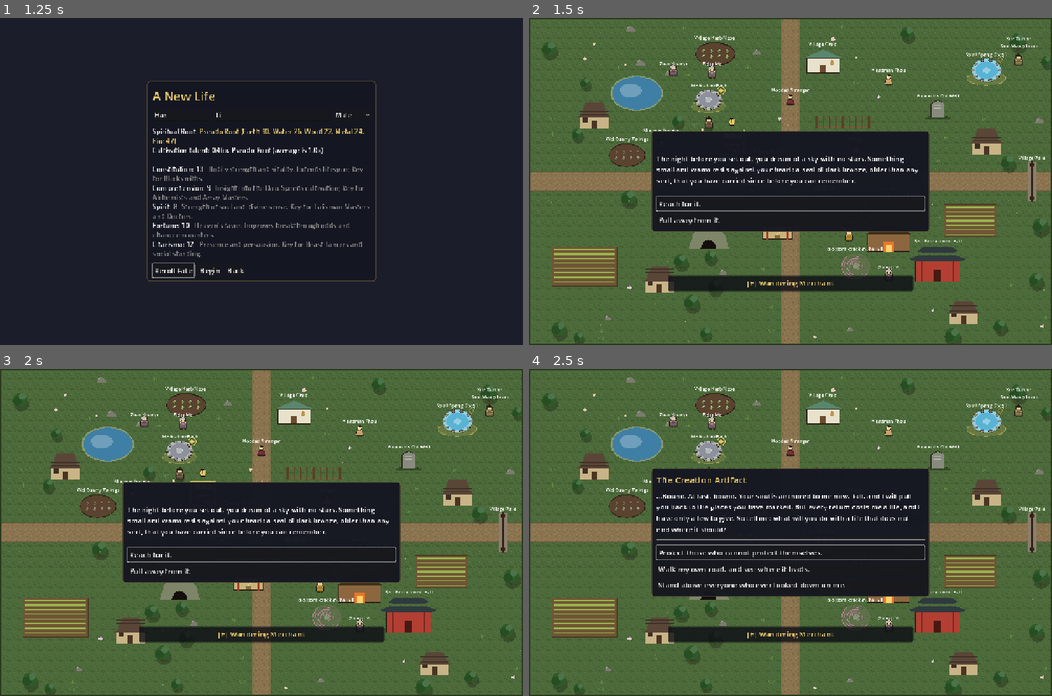
Above: before the commit, frames 1-4 (two rows, left to right).
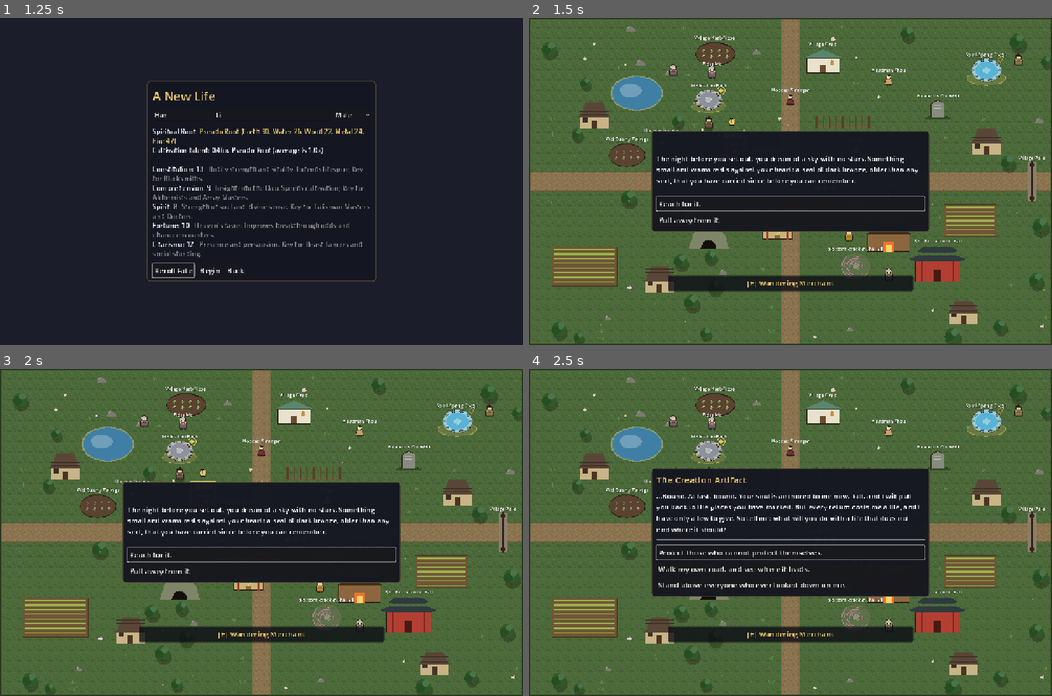
Above: after the commit, the same moments.

Repository: samridghimire/cultivation-game
Game: Godot game, scene res://src/ui/main_menu.tscn
Two runs of this game, one before a commit and one after it. Both use one fixed random seed, a clock stepped at 60 frames per second and the inputs below.
Inputs:
- Up to frame 1 (1.25 s): click "New Game" at 0.5 s
- Up to frame 2 (1.5 s): click "Begin" at 1.25 s
- Up to frame 3 (2 s): no input
- Up to frame 4 (2.5 s): click "Reach for it." at 2 s

Frame 1 is identical in both runs. In frame 2, 0.3% of the frame differs, in the area x 14-99%, y 5-77%; in frame 3, 0.3%; in frame 4, 0.3%.

Commit message:
[GFX-015] A readable map: villager names show when you are near
Generated villagers' labels fade from 140 to 200 px of the player; named NPCs, the rival,
family, hinted people and places always show. Every map label gets a dark outline.
spread_on_screen ignores faded labels; labels refresh when the player moves > 8 px.
Viewed Qingshi and Azure Peak renders: names read on grass and pale stone; the static
shot starts at spawn so it only shows the outline, not the fade.

Co-Authored-By: Claude Sonnet 5.5 <noreply@anthropic.com>
Claude-Session: https://claude.ai/code/session_01L4vu8wWwMoawzrymRab6j4

Diff:
--- a/src/world/interactables/interactable.gd
+++ b/src/world/interactables/interactable.gd
@@ -37,6 +37,8 @@
 var hinted := false
 ## Added to the label's y (and badge) by spread_on_screen when the screen-edge clamp made it overlap (WU-281).
 var screen_lift := 0.0
+## Fade of the name label by distance to the player (GFX-015); 0 hides it and frees its spot.
+var label_fade := 1.0
 
 
 func _ready() -> void:
@@ -185,6 +187,8 @@
 	if hinted == value:
 		return
 	hinted = value
+	if value:
+		label_fade = 1.0
 	_redraw_label()
 
 
@@ -229,7 +233,30 @@
 
 ## Whether the name label is drawn at all (unavailable places and the current target hide it).
 func label_drawn() -> bool:
-	return visible and label_visible(highlighted)
+	return visible and label_visible(highlighted) and label_fade > 0.0
+
+
+## How visible the name label is for a player standing at `player_pos` (parent coordinates).
+## Places always show theirs; NPC labels override this (GFX-015).
+func label_alpha(_player_pos: Vector2) -> float:
+	return 1.0
+
+
+## 1 within `near`, 0 beyond `far`, linear between (GFX-015).
+static func proximity_alpha(dist: float, near: float, far: float) -> float:
+	if dist <= near:
+		return 1.0
+	if dist >= far:
+		return 0.0
+	return (far - dist) / (far - near)
+
+
+## Updates `label_fade` for the player's position and redraws the label if it changed.
+func refresh_label_alpha(player_pos: Vector2) -> void:
+	var a := label_alpha(player_pos)
+	if not is_equal_approx(a, label_fade):
+		label_fade = a
+		_redraw_label()
 
 
 ## Lifts labels (in order) whose screen-clamped rects overlap an earlier one; `view` is the visible
@@ -364,7 +391,14 @@
 		_label_node.draw_string(font, center + Vector2(-mw / 2.0, 6.0), "!", HORIZONTAL_ALIGNMENT_LEFT, -1, 16, Color(0.1, 0.08, 0.04))
 	if not label_visible(highlighted):
 		return
-	_label_node.draw_string(font, Vector2(left, -size.y / 2.0 - 8.0 + label_offset.y + screen_lift), text, HORIZONTAL_ALIGNMENT_LEFT, -1, LABEL_FONT_SIZE, label_color())
+	if label_fade <= 0.0:
+		return
+	var at := Vector2(left, -size.y / 2.0 - 8.0 + label_offset.y + screen_lift)
+	var fill := label_color()
+	fill.a *= label_fade
+	# A dark outline first so the name reads on any ground (GFX-015).
+	_label_node.draw_string_outline(font, at, text, HORIZONTAL_ALIGNMENT_LEFT, -1, LABEL_FONT_SIZE, 3, Color(0, 0, 0, 0.7 * label_fade))
+	_label_node.draw_string(font, at, text, HORIZONTAL_ALIGNMENT_LEFT, -1, LABEL_FONT_SIZE, fill)
 
 
 ## A small diamond in the top-right corner of artifact anchor places: hollow
--- a/src/world/interactables/npc.gd
+++ b/src/world/interactables/npc.gd
@@ -140,6 +140,21 @@
 	if _is_my_rival():
 		text += " (rival)"
 	return text
+
+
+## Generated villagers show their name only near the player; named NPCs, the rival, family and
+## hinted people always do (GFX-015).
+const NAME_NEAR := 140.0
+const NAME_FAR := 200.0
+
+
+func label_alpha(player_pos: Vector2) -> float:
+	if hinted or not GameState.data.npcs.get(npc_id, {}).is_empty() or _is_my_rival():
+		return 1.0
+	var p := GameState.player
+	if p != null and (p.spouses.has(npc_id) or p.children.has(npc_id)):
+		return 1.0
+	return proximity_alpha(position.distance_to(player_pos), NAME_NEAR, NAME_FAR)
 
 
 ## True when `npc_id` is the player's rival and the first meeting has happened (WU-138).
--- a/src/world/world.gd
+++ b/src/world/world.gd
@@ -32,6 +32,8 @@
 var map_size := Vector2(1600, 1000)
 ## Canvas origin last seen by _process (WU-269).
 var _last_canvas_origin := Vector2.INF
+## Where the player stood when the name labels last faded (GFX-015).
+var _last_label_pos := Vector2.INF
 var _region: Dictionary = {}
 ## Scenery.place() output, drawn under everything else.
 var _decor: Array[Dictionary] = []
@@ -67,6 +69,10 @@
 	_limit_camera()
 	_fit_pixel_zoom()
 	get_viewport().size_changed.connect(_fit_pixel_zoom)
+	_last_label_pos = player.position
+	for node in get_children():
+		if node is Interactable:
+			(node as Interactable).refresh_label_alpha(player.position)
 	_spread_on_screen()
 	var hud := get_node_or_null("HUD")
 	if hud != null:
@@ -348,7 +354,13 @@
 ## Labels stay on screen as the camera moves (WU-269).
 func _process(_delta: float) -> void:
 	var origin := get_canvas_transform().origin
-	if origin == _last_canvas_origin:
+	var moved := player != null and _last_label_pos.distance_to(player.position) > 8.0
+	if moved:
+		_last_label_pos = player.position
+		for node in get_children():
+			if node is Interactable:
+				(node as Interactable).refresh_label_alpha(player.position)
+	if origin == _last_canvas_origin and not moved:
 		return
 	_last_canvas_origin = origin
 	for node in get_children():
--- a/tests/unit/test_first_hour_labels.gd
+++ b/tests/unit/test_first_hour_labels.gd
@@ -271,3 +271,34 @@
 	assert_eq(Interactable.hinted_targets(far, [road], data, "qingshi_village", c), [])
 	assert_eq(Interactable.hinted_targets(far, [road], data, "qingshi_village"), [road])
 	road.free()
+
+
+func test_proximity_alpha_fades_between_near_and_far() -> void:
+	assert_eq(Interactable.proximity_alpha(0.0, 140.0, 200.0), 1.0)
+	assert_eq(Interactable.proximity_alpha(140.0, 140.0, 200.0), 1.0)
+	assert_true(absf(Interactable.proximity_alpha(170.0, 140.0, 200.0) - 0.5) < 0.001)
+	assert_eq(Interactable.proximity_alpha(200.0, 140.0, 200.0), 0.0)
+	assert_eq(Interactable.proximity_alpha(500.0, 140.0, 200.0), 0.0)
+
+
+func test_generated_villager_label_fades_but_hinted_one_stays() -> void:
+	var gs: Node = (Engine.get_main_loop() as SceneTree).root.get_node("GameState")
+	gs.start_session(CharacterFactory.create("Label", gs.data, seeded_rng(7)))
+	var n := _npc("Villager (Farmer)", Vector2(0, 0))
+	n.npc_id = "nobody_generated"
+	assert_eq(n.label_alpha(Vector2(50, 0)), 1.0)
+	assert_eq(n.label_alpha(Vector2(300, 0)), 0.0)
+	n.set_hinted(true)
+	assert_eq(n.label_alpha(Vector2(300, 0)), 1.0)
+	n.free()
+
+
+func test_spread_on_screen_ignores_labels_faded_to_nothing() -> void:
+	var view := Rect2(0, 0, 1000, 800)
+	var hidden := _npc("Same Name", Vector2(300, 300))
+	var shown := _npc("Same Name", Vector2(300, 300))
+	hidden.label_fade = 0.0
+	Interactable.spread_on_screen([hidden, shown], view)
+	assert_eq(shown.screen_lift, 0.0, "a faded-out name must not push a place label up")
+	hidden.free()
+	shown.free()
